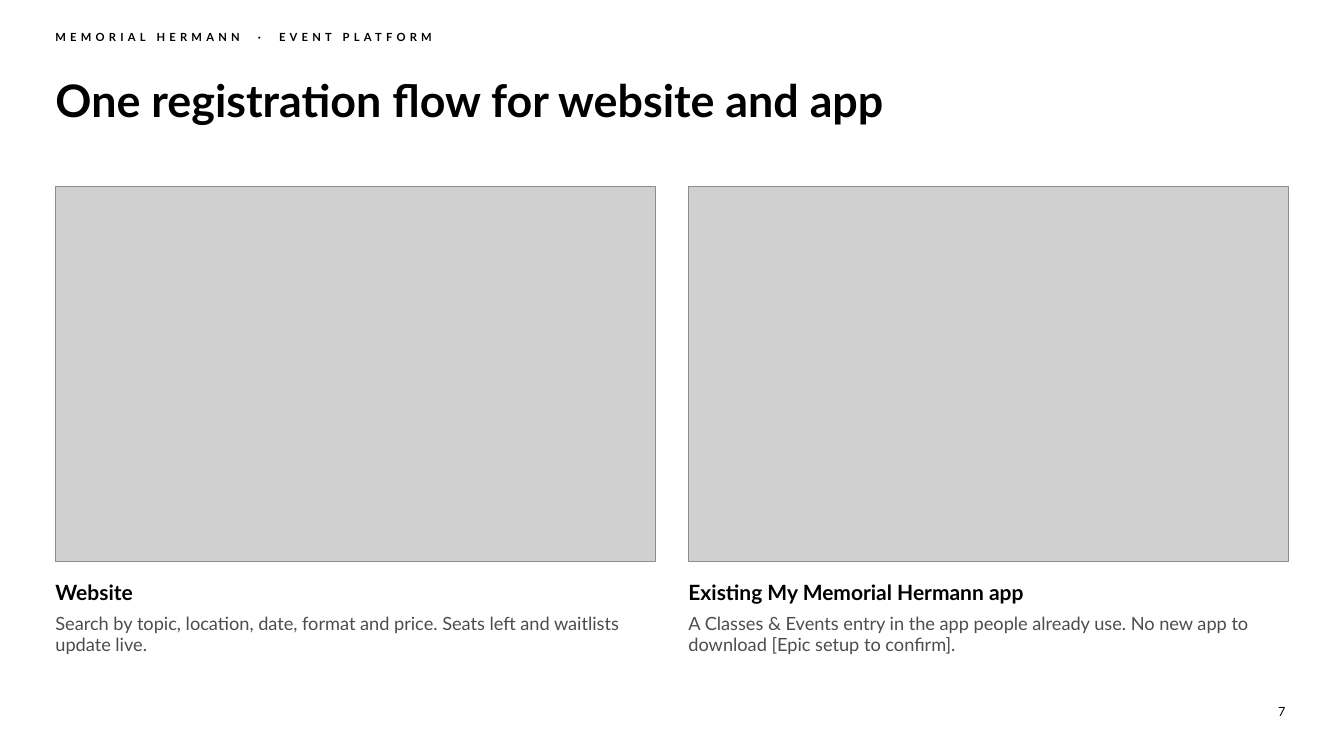
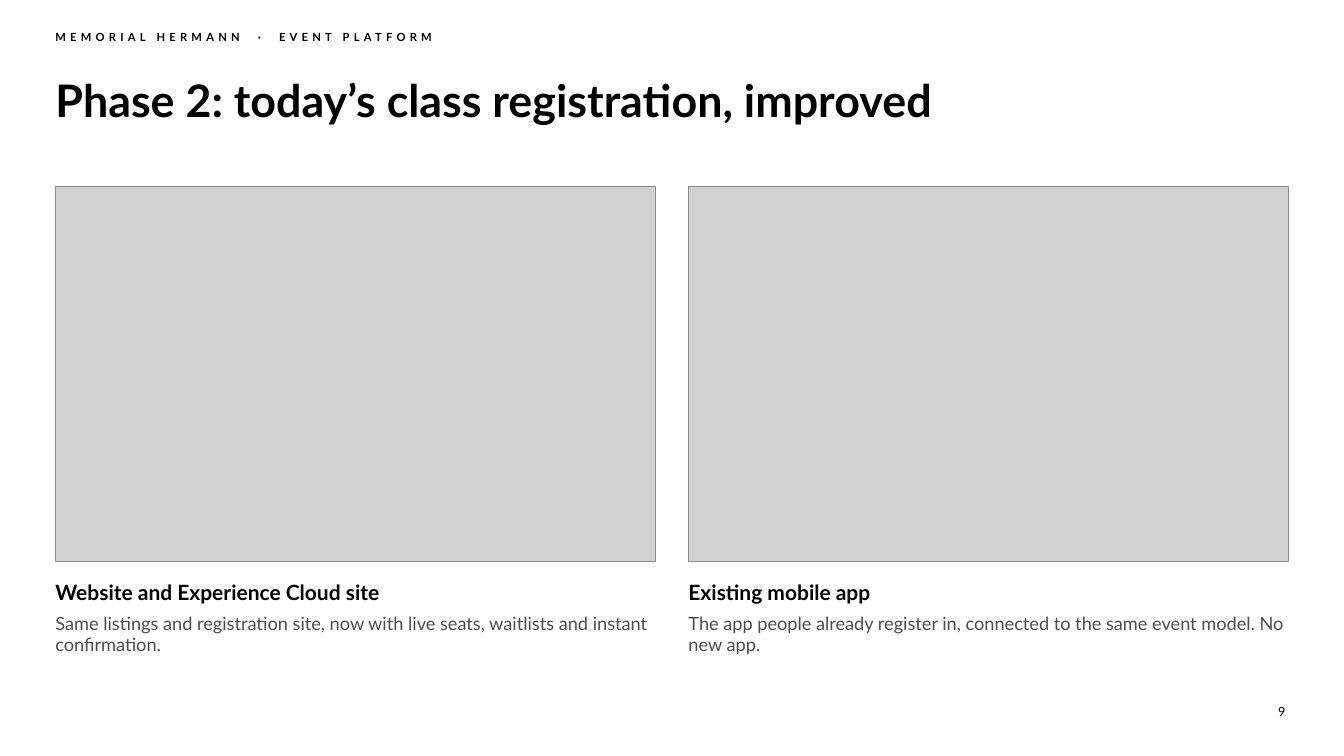
Before and after one commit to chintasurya/preSales_Memorial-hermann, a slide deck: slide 9 of deck/Memorial-Hermann-Event-Platform.pptx (slide 7 before the commit). Drawn at 1344x756 pixels with LibreOffice and Linux fonts; fonts in the diff are those of the drawing; grey boxes stand for pictures; background and template pictures are left out. Boxes give left, top, right and bottom in pixels: in the first picture for what was removed or moved away, otherwise in the second. Text is boxed around its words. In the diff, an @@ line names an element or a change of style, - is before the commit and + after.

```diff
--- a/deck/Memorial-Hermann-Event-Platform.pptx
+++ b/deck/Memorial-Hermann-Event-Platform.pptx
@@ title at (55, 82, 932, 125): text changed @@
-One registration flow for website and app
+Phase 2: today’s class registration, improved
@@ text at (55, 584, 379, 604): text changed @@
-Website
+Website and Experience Cloud site
@@ text at (688, 584, 870, 604): text changed @@
-Existing My Memorial Hermann app
+Existing mobile app
@@ text at (55, 616, 647, 651): text changed @@
-Search by topic, location, date, format and price. Seats left and waitlists update live.
+Same listings and registration site, now with live seats, waitlists and instant confirmation.
@@ text at (688, 616, 1284, 654): text changed @@
-A Classes & Events entry in the app people already use. No new app to download [Epic setup to confirm].
+The app people already register in, connected to the same event model. No new app.
@@ page number at (1278, 707, 1285, 716): text changed @@
-7
+9
```
Also in this commit, not shown: 15 other slides changed, 4 slides added, 2 slides removed, 8 other files.
